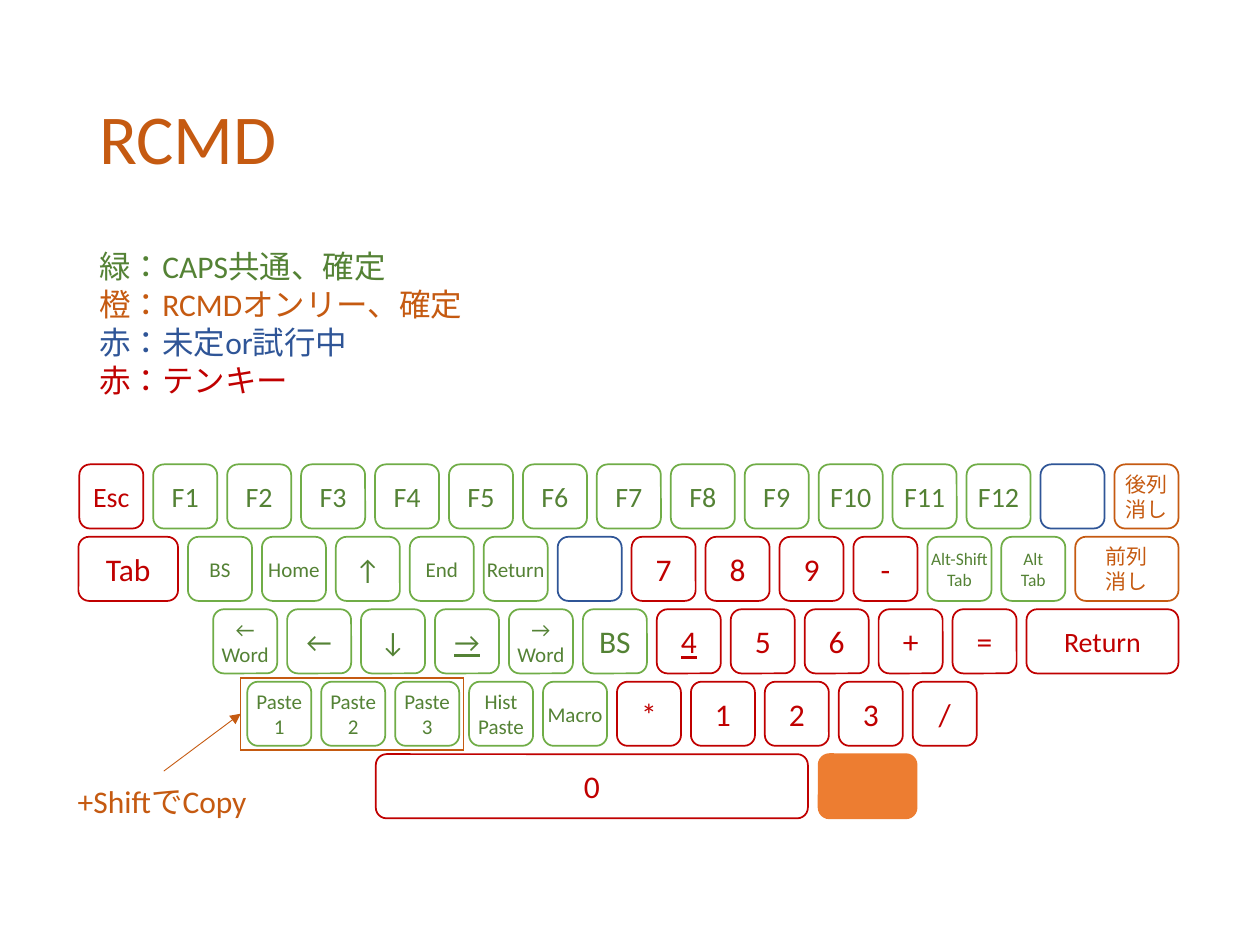
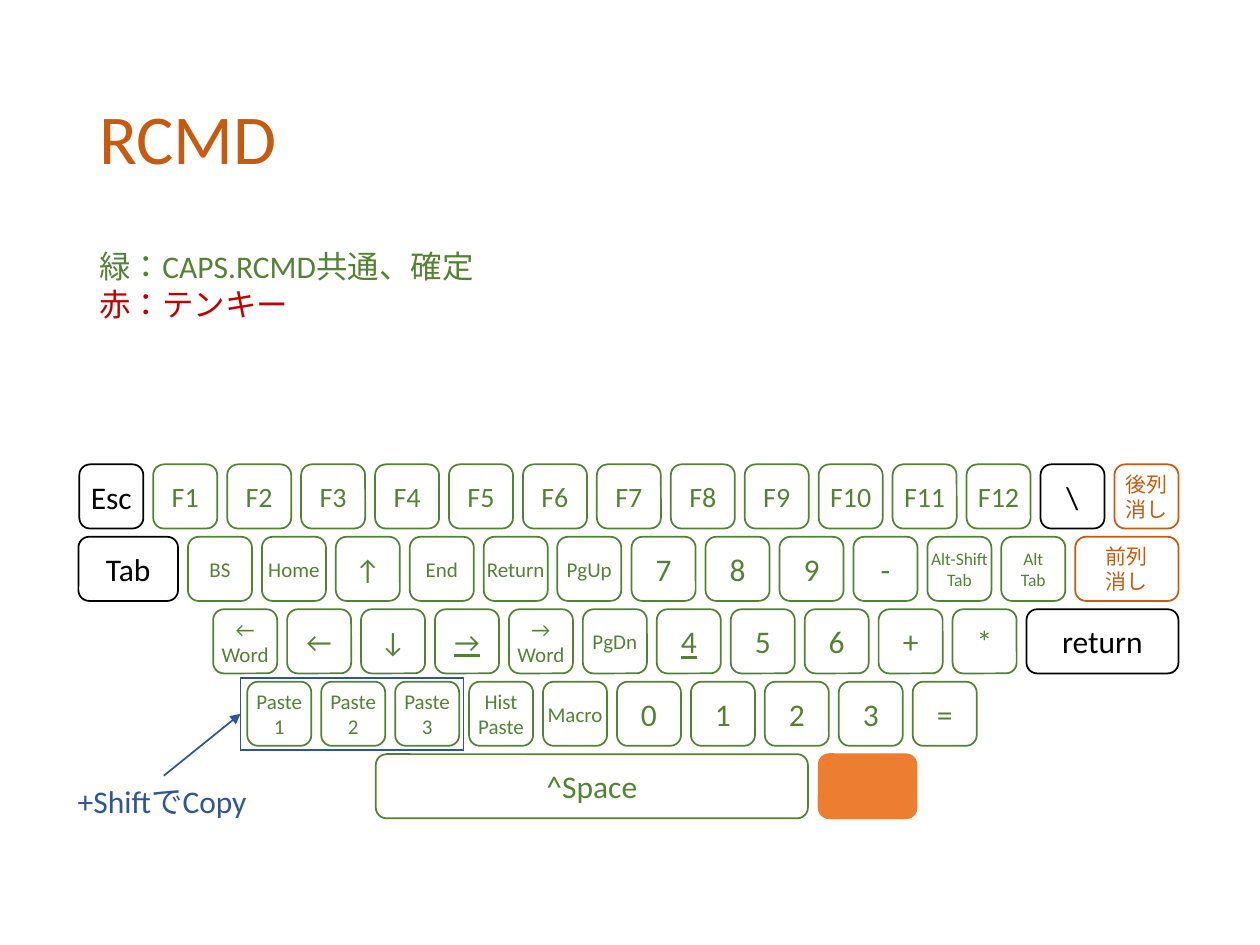
Before and after one commit to ittooo66/myAHK, a slide deck: slide 4 of MANUAL.pptx (slide 5 before the commit). Drawn at 1260x945 pixels with LibreOffice and Linux fonts; fonts in the diff are those of the drawing. Boxes give left, top, right and bottom in pixels: in the first picture for what was removed or moved away, otherwise in the second. Text is boxed around its words. In the diff, an @@ line names an element or a change of style, - is before the commit and + after.

```diff
--- a/MANUAL.pptx
+++ b/MANUAL.pptx
@@ text at (99, 251, 473, 281): text changed; text colour #C55A11 to #548235 @@
-緑：CAPS共通、確定
-橙：RCMDオンリー、確定
-赤：未定or試行中
+緑：CAPS.RCMD共通、確定
@@ rounded rectangle "Esc" at (79, 465, 144, 529): size 16 to 18 pt, text colour #C00000 to #000000; outline #C00000 1 pt to #000000 1 pt @@
@@ text in rounded rectangle at (1041, 465, 1105, 529): text added @@
+\
@@ rounded rectangle "\" at (1041, 465, 1105, 529): outline #2F5597 1 pt to #000000 1 pt @@
@@ rounded rectangle "Tab" at (78, 537, 178, 601): text colour #C00000 to #000000; outline #C00000 1 pt to #000000 1 pt @@
@@ rounded rectangle "PgUp" at (557, 537, 621, 601): outline #2F5597 1 pt to #548235 1 pt @@
@@ text in rounded rectangle at (567, 563, 612, 581): text added @@
+PgUp
@@ outline #70AD47 1 pt to #548235 1 pt in 30 elements at (154, 465, 218, 529), (227, 465, 291, 529), (301, 465, 365, 529), (375, 465, 440, 529), (449, 465, 513, 529), (523, 465, 587, 529), (597, 465, 662, 529), (670, 465, 735, 529), (745, 465, 809, 529), (819, 465, 883, 529), (892, 465, 956, 529), (966, 465, 1031, 529), (188, 537, 252, 601), (262, 537, 326, 601), (410, 537, 474, 601), (484, 537, 548, 601), (927, 537, 992, 601), (1002, 537, 1066, 601), (213, 610, 277, 674), (509, 610, 573, 674), (247, 682, 311, 746), (321, 682, 386, 746), (396, 682, 460, 746), (469, 682, 533, 746), (543, 682, 607, 746), (336, 537, 401, 601), (287, 610, 352, 674), (362, 610, 426, 674), (435, 610, 499, 674), (583, 610, 648, 674) @@
@@ text colour #C00000 to #548235; outline #C00000 1 pt to #548235 1 pt in 11 elements at (631, 537, 696, 601), (706, 537, 770, 601), (780, 537, 844, 601), (656, 610, 721, 674), (731, 610, 795, 674), (805, 610, 869, 674), (690, 682, 755, 746), (765, 682, 829, 746), (839, 682, 903, 746), (853, 537, 917, 601), (878, 610, 942, 674) @@
@@ text in rounded rectangle at (953, 610, 1017, 674): text changed; text colour #C00000 to #548235 @@
-=
+*
@@ rounded rectangle "return" at (1027, 610, 1179, 674): outline #C00000 1 pt to #000000 1 pt @@
@@ text in rounded rectangle at (592, 635, 637, 653): text changed; size 18 to 12 pt @@
-BS
+PgDn
@@ text in rounded rectangle at (1062, 633, 1143, 654): text changed; size 16 to 18 pt; text colour #C00000 to #000000 @@
-Return
+return
@@ rectangle at (241, 678, 464, 750): outline #C55A11 1 pt to #2F5597 1 pt @@
@@ text in rounded rectangle at (912, 682, 976, 746): text changed; text colour #C00000 to #548235 @@
-/
+=
@@ arrow moved from (164, 771) - (241, 713) to (164, 776) - (241, 713) @@
@@ arrow (164, 776) - (241, 713): stroke #C55A11 0.5 pt to #2F5597 1 pt @@
@@ text in rounded rectangle at (641, 705, 657, 726): text changed; text colour #C00000 to #548235 @@
-*
+0
@@ text "+ShiftでCopy" at (78, 790, 247, 818): text colour #C55A11 to #2F5597 @@
@@ outline #C00000 1 pt to #548235 1 pt in 4 elements at (953, 610, 1017, 674), (912, 682, 976, 746), (617, 682, 682, 746), (375, 755, 808, 819) @@
@@ text in rounded rectangle at (546, 776, 637, 803): text changed; text colour #C00000 to #548235 @@
-0
+^Space
```
Also in this commit, not shown: 6 other slides changed.
